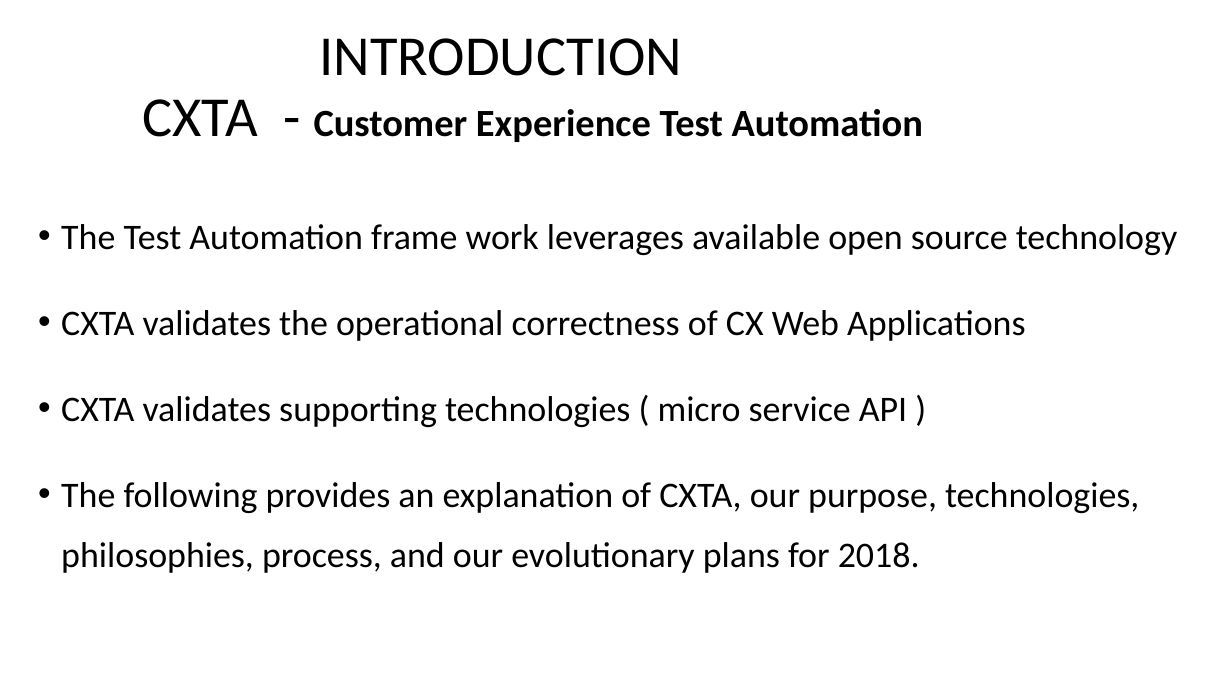
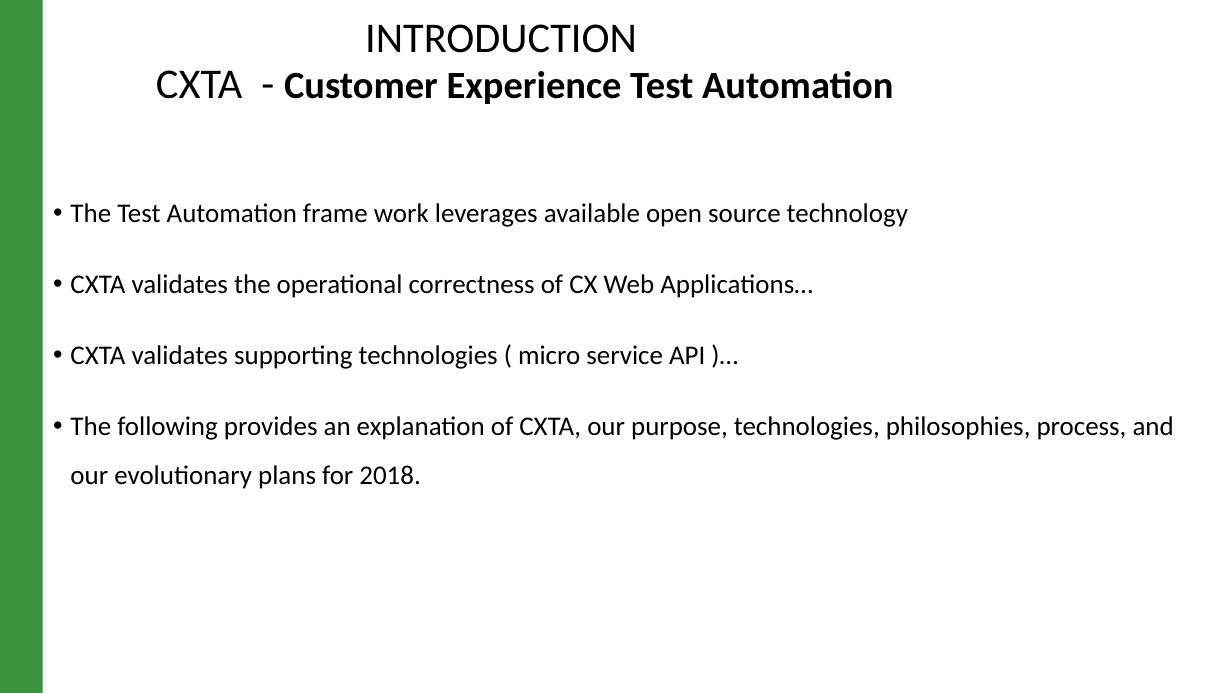
Before and after one commit to raghav9329/mainProf, a slide deck: slide 2 of CurrentWork_Delta/CX_StrategyPowerPoint.pptx. Drawn at 1232x693 pixels with LibreOffice and Linux fonts; fonts in the diff are those of the drawing. Boxes give left, top, right and bottom in pixels: in the first picture for what was removed or moved away, otherwise in the second. Text is boxed around its words. In the diff, an @@ line names an element or a change of style, - is before the commit and + after.

```diff
--- a/CurrentWork_Delta/CX_StrategyPowerPoint.pptx
+++ b/CurrentWork_Delta/CX_StrategyPowerPoint.pptx
@@ title "INTRODUCTION CXTA - Customer Experience ...": place and size @@
-title "INTRODUCTION CXTA - Customer Experience ..." at <box>142,38,923,142</box>
+title "INTRODUCTION CXTA - Customer Experience ..." at <box>156,24,893,104</box>
@@ title "INTRODUCTION CXTA - Customer Experience ..." at <box>156,24,893,104</box>: size 44 to 33 pt in "INTRODUCTION CXTA -" @@
@@ rectangle added at <box>0,0,43,693</box>, fill #3A923D @@
@@ text "The Test Automation frame work ...": place and size @@
-text "The Test Automation frame work ..." at <box>61,224,1178,573</box>
+text "The Test Automation frame work ..." at <box>70,203,1174,489</box>
@@ text at <box>70,203,1174,489</box>: size 28 to 21 pt in "The Test Automation frame work leverages available ...", "The following provides an explanation of CXTA, ..."; indent changed; line spacing 1.4 to 1.5; less space between paragraphs @@
@@ text at <box>70,274,813,369</box>: text changed; size 28 to 21 pt @@
-• CXTA validates the operational correctness of CX Web Applications
-• CXTA validates supporting technologies ( micro service API )
+• CXTA validates the operational correctness of CX Web Applications…
+• CXTA validates supporting technologies ( micro service API )…
```
Also in this commit, not shown: 4 other slides changed, 8 slides added, 5 slides removed, 14 other files.
